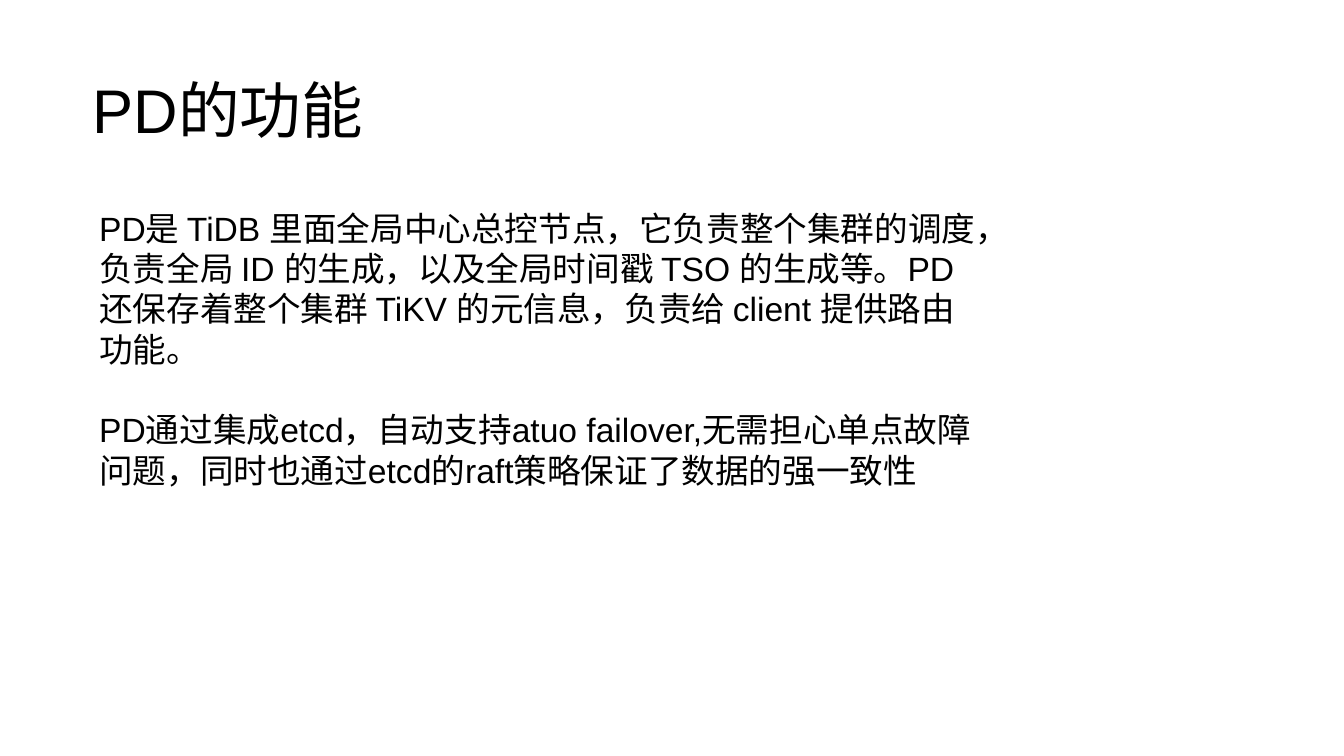
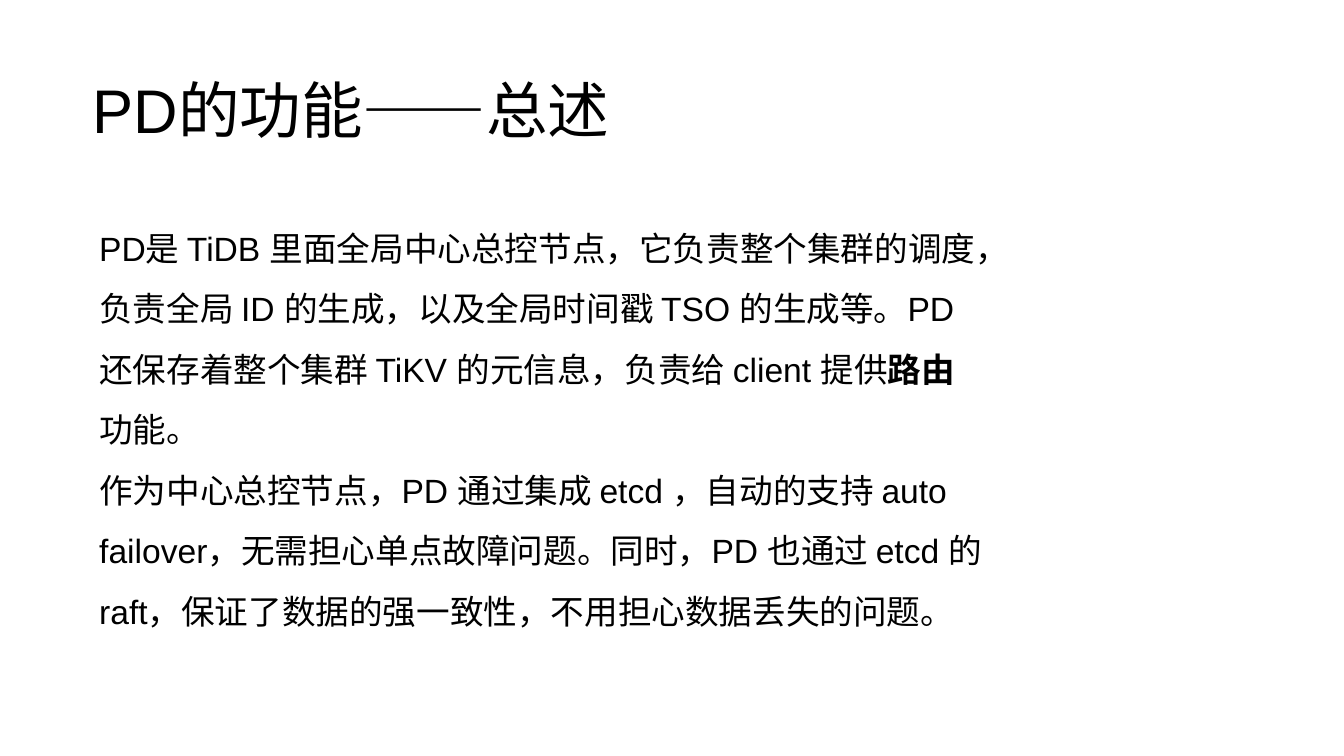
Before and after one commit to Doris404/Study-paper-channel, a slide deck: slide 17 of Chai' project/study material/notes/TiDB项目.pptx. Drawn at 1344x756 pixels with LibreOffice and Linux fonts; fonts in the diff are those of the drawing. Boxes give left, top, right and bottom in pixels: in the first picture for what was removed or moved away, otherwise in the second. Text is boxed around its words. In the diff, an @@ line names an element or a change of style, - is before the commit and + after.

```diff
--- a/Chai' project/study material/notes/TiDB项目.pptx
+++ b/Chai' project/study material/notes/TiDB项目.pptx
@@ title at (x1=92, y1=83, x2=609, y2=138): text changed @@
-PD的功能
+PD的功能——总述
@@ text at (x1=99, y1=232, x2=1009, y2=445): bold on in "提供路由功能。"; line spacing 1 to 1.5 @@
@@ text at (x1=99, y1=474, x2=983, y2=628): text changed @@
-PD通过集成etcd，自动支持atuo failover,无需担心单点故障问题，同时也通过etcd的raft策略保证了数据的强一致性
+作为中心总控节点，PD 通过集成 etcd ，自动的支持 auto failover，无需担心单点故障问题。同时，PD 也通过 etcd 的 raft，保证了数据的强一致性，不用担心数据丢失的问题。
```
Also in this commit, not shown: 2 other slides changed, 17 slides added, 3 slides removed, 5 other files.
